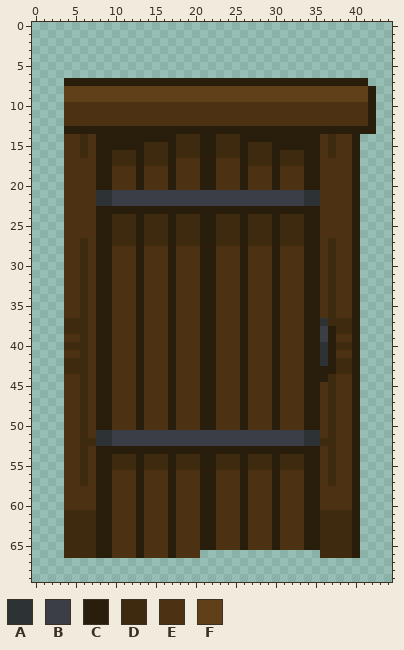
Sprite sheet: sprites/Interior_01/2e09ed5b-c080-43b6-840f-11c92cc59f13.png. Above is the file before it was changed.
The file is 45x70 pixels.
Palette (. is transparent): A #2d3335  B #3b3e47  C #291d0c  D #3d2a0f  E #4c3212  F #604019
Pixels before (only the part around the change), first column x 0:
 2 .............................................
 3 .............................................
 4 .............................................
 5 .............................................
 6 .............................................
 7 ....CCCCCCCCCCCCCCCCCCCCCCCCCCCCCCCCCCCCCC...
 8 ....FFFFFFFFFFFFFFFFFFFFFFFFFFFFFFFFFFFFFFC..
 9 ....FFFFFFFFFFFFFFFFFFFFFFFFFFFFFFFFFFFFFFC..
10 ....EEEEEEEEEEEEEEEEEEEEEEEEEEEEEEEEEEEEEEC..
11 ....EEEEEEEEEEEEEEEEEEEEEEEEEEEEEEEEEEEEEEC..
12 ....EEEEEEEEEEEEEEEEEEEEEEEEEEEEEEEEEEEEEEC..
13 ....CCCCCCCCCCCCCCCCCCCCCCCCCCCCCCCCCCCCCCC..
14 ....EEDECCCCCCCCCCDDDCCDDDCCCCCCCCCCEDEEC....
15 ....EEDECCCCCCDDDCDDDCCDDDCDDDCCCCCCEDEEC....
16 ....EEDECCDDDCDDDCDDDCCDDDCDDDCDDDCCEDEEC....
17 ....EEEECCDDDCDDDCEEECCEEECDDDCDDDCCEEEEC....
18 ....EEEECCEEECEEECEEECCEEECEEECEEECCEEEEC....
19 ....EEEECCEEECEEECEEECCEEECEEECEEECCEEEEC....
20 ....EEEECCEEECEEECEEECCEEECEEECEEECCEEEEC....
21 ....EEEEAABBBBBBBBBBBBBBBBBBBBBBBBAAEEEEC....
22 ....EEEEAABBBBBBBBBBBBBBBBBBBBBBBBAAEEEEC....
23 ....EEEECCCCCCCCCCCCCCCCCCCCCCCCCCCCEEEEC....
24 ....EEEECCDDDCDDDCDDDCCDDDCDDDCDDDCCEEEEC....
25 ....EEEECCDDDCDDDCDDDCCDDDCDDDCDDDCCEEEEC....
26 ....EEEECCDDDCDDDCDDDCCDDDCDDDCDDDCCEEEEC....
27 ....EEDECCDDDCDDDCDDDCCDDDCDDDCDDDCCEDEEC....
28 ....EEDECCEEECEEECEEECCEEECEEECEEECCEDEEC....
29 ....EEDECCEEECEEECEEECCEEECEEECEEECCEDEEC....
30 ....EEDECCEEECEEECEEECCEEECEEECEEECCEDEEC....
31 ....EEDECCEEECEEECEEECCEEECEEECEEECCEDEEC....
32 ....EEDECCEEECEEECEEECCEEECEEECEEECCEDEEC....
33 ....EEDECCEEECEEECEEECCEEECEEECEEECCEDEEC....
34 ....EEDECCEEECEEECEEECCEEECEEECEEECCEDEEC....
35 ....EEDECCEEECEEECEEECCEEECEEECEEECCEDEEC....
36 ....EEDECCEEECEEECEEECCEEECEEECEEECCEDEEC....
37 ....DDDECCEEECEEECEEECCEEECEEECEEECCADDDC....
38 ....DDDECCEEECEEECEEECCEEECEEECEEECCBCDDC....
39 ....EEDECCEEECEEECEEECCEEECEEECEEECCBCEEC....
40 ....DDDECCEEECEEECEEECCEEECEEECEEECCACDDC....
41 ....EEDECCEEECEEECEEECCEEECEEECEEECCACEEC....
42 ....DDDECCEEECEEECEEECCEEECEEECEEECCACDDC....
43 ....DDDECCEEECEEECEEECCEEECEEECEEECCCCDDC....
44 ....EEDECCEEECEEECEEECCEEECEEECEEECCCDEEC....
45 ....EEDECCEEECEEECEEECCEEECEEECEEECCEDEEC....
46 ....EEDECCEEECEEECEEECCEEECEEECEEECCEDEEC....
47 ....EEDECCEEECEEECEEECCEEECEEECEEECCEDEEC....
48 ....EEDECCEEECEEECEEECCEEECEEECEEECCEDEEC....
49 ....EEDECCEEECEEECEEECCEEECEEECEEECCEDEEC....
50 ....EEDECCEEECEEECEEECCEEECEEECEEECCEDEEC....
51 ....EEDEAABBBBBBBBBBBBBBBBBBBBBBBBAAEDEEC....
52 ....EEDDAABBBBBBBBBBBBBBBBBBBBBBBBAADDEEC....
53 ....EEDECCCCCCCCCCCCCCCCCCCCCCCCCCCCEDEEC....
54 ....EEDECCDDDCDDDCDDDCCDDDCDDDCDDDCCEDEEC....
55 ....EEDECCDDDCDDDCDDDCCDDDCDDDCDDDCCEDEEC....
56 ....EEDECCEEECEEECEEECCEEECEEECEEECCEDEEC....
57 ....EEDECCEEECEEECEEECCEEECEEECEEECCEDEEC....
58 ....EEEECCEEECEEECEEECCEEECEEECEEECCEEEEC....
59 ....EEEECCEEECEEECEEECCEEECEEECEEECCEEEEC....
60 ....EEEECCEEECEEECEEECCEEECEEECEEECCEEEEC....
61 ....DDDDCCEEECEEECEEECCEEECEEECEEECCDDDDC....
62 ....DDDDCCEEECEEECEEECCEEECEEECEEECCDDDDC....
63 ....DDDDCCEEECEEECEEECCEEECEEECEEECCDDDDC....
64 ....DDDDCCEEECEEECEEECCEEECEEECEEECCDDDDC....
65 ....DDDDCCEEECEEECEEECCEEECEEECEEECCDDDDC....
66 ....DDDDCCEEECEEECEEE...............DDDDC....
67 .............................................
68 .............................................
69 .............................................
And afterwards:
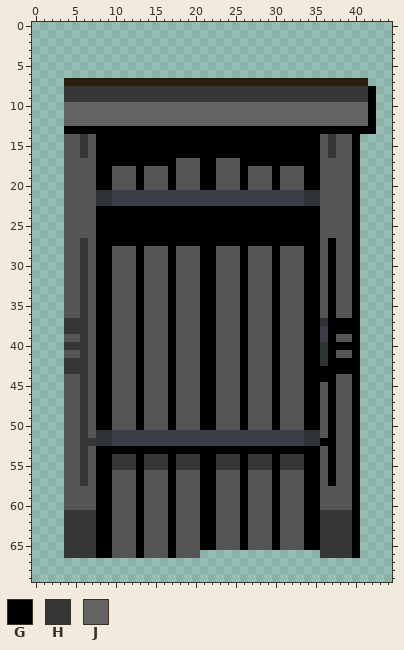
Colours new in this view: G #000000  H #363636  J #636363
From old to new:
colour E: #4c3212 -> #555555
y 8..9: x 4..42 FFFFFFFFFFFFFFFFFFFFFFFFFFFFFFFFFFFFFFC -> HHHHHHHHHHHHHHHHHHHHHHHHHHHHHHHHHHHHHHG
y 10..12: x 4..42 EEEEEEEEEEEEEEEEEEEEEEEEEEEEEEEEEEEEEEC -> JJJJJJJJJJJJJJJJJJJJJJJJJJJJJJJJJJJJJJG
y 13: x 4..42 CCCCCCCCCCCCCCCCCCCCCCCCCCCCCCCCCCCCCCC -> GGGGGGGGGGGGGGGGGGGGGGGGGGGGGGGGGGGGGGG
y 14: x 6 D -> H; x 8..35 CCCCCCCCCCDDDCCDDDCCCCCCCCCC -> GGGGGGGGGGGGGGGGGGGGGGGGGGGG; x 37 D -> H; x 40 C -> G
y 15: x 6 D -> H; x 8..35 CCCCCCDDDCDDDCCDDDCDDDCCCCCC -> GGGGGGGGGGGGGGGGGGGGGGGGGGGG; x 37 D -> H; x 40 C -> G
y 16: x 6 D -> H; x 8..35 CCDDDCDDDCDDDCCDDDCDDDCDDDCC -> GGGGGGGGGGGGGGGGGGGGGGGGGGGG; x 37 D -> H; x 40 C -> G
y 17: x 8..17 CCDDDCDDDC -> GGGGGGGGGG; x 21..22 CC -> GG; x 26..35 CDDDCDDDCC -> GGGGGGGGGG; x 40 C -> G
y 18..20: x 8..9 CC -> GG; x 13 C -> G; x 17 C -> G; x 21..22 CC -> GG; x 26 C -> G; x 30 C -> G; x 34..35 CC -> GG; x 40 C -> G
y 21..22: x 40 C -> G
y 23: x 8..35 CCCCCCCCCCCCCCCCCCCCCCCCCCCC -> GGGGGGGGGGGGGGGGGGGGGGGGGGGG; x 40 C -> G
y 24..26: x 8..35 CCDDDCDDDCDDDCCDDDCDDDCDDDCC -> GGGGGGGGGGGGGGGGGGGGGGGGGGGG; x 40 C -> G
y 27: x 6 D -> H; x 8..35 CCDDDCDDDCDDDCCDDDCDDDCDDDCC -> GGGGGGGGGGGGGGGGGGGGGGGGGGGG; x 37 D -> G; x 40 C -> G
y 28..36: x 6 D -> H; x 8..9 CC -> GG; x 13 C -> G; x 17 C -> G; x 21..22 CC -> GG; x 26 C -> G; x 30 C -> G; x 34..35 CC -> GG; x 37 D -> G; x 40 C -> G
y 37: x 4..6 DDD -> HHH; x 8..9 CC -> GG; x 13 C -> G; x 17 C -> G; x 21..22 CC -> GG; x 26 C -> G; x 30 C -> G; x 34..35 CC -> GG; x 37..40 DDDC -> GGGG
y 38: x 4..6 DDD -> HHH; x 8..9 CC -> GG; x 13 C -> G; x 17 C -> G; x 21..22 CC -> GG; x 26 C -> G; x 30 C -> G; x 34..35 CC -> GG; x 37..40 CDDC -> GGGG
y 39: x 6 D -> H; x 8..9 CC -> GG; x 13 C -> G; x 17 C -> G; x 21..22 CC -> GG; x 26 C -> G; x 30 C -> G; x 34..35 CC -> GG; x 37 C -> G; x 40 C -> G
y 40: x 4..6 DDD -> HHH; x 8..9 CC -> GG; x 13 C -> G; x 17 C -> G; x 21..22 CC -> GG; x 26 C -> G; x 30 C -> G; x 34..35 CC -> GG; x 37..40 CDDC -> GGGG
y 41: x 6 D -> H; x 8..9 CC -> GG; x 13 C -> G; x 17 C -> G; x 21..22 CC -> GG; x 26 C -> G; x 30 C -> G; x 34..35 CC -> GG; x 37 C -> G; x 40 C -> G
y 42: x 4..6 DDD -> HHH; x 8..9 CC -> GG; x 13 C -> G; x 17 C -> G; x 21..22 CC -> GG; x 26 C -> G; x 30 C -> G; x 34..35 CC -> GG; x 37..40 CDDC -> GGGG
y 43: x 4..6 DDD -> HHH; x 8..9 CC -> GG; x 13 C -> G; x 17 C -> G; x 21..22 CC -> GG; x 26 C -> G; x 30 C -> G; x 34..40 CCCCDDC -> GGGGGGG
y 44: x 6 D -> H; x 8..9 CC -> GG; x 13 C -> G; x 17 C -> G; x 21..22 CC -> GG; x 26 C -> G; x 30 C -> G; x 34..37 CCCD -> GGGG; x 40 C -> G
y 45..50: x 6 D -> H; x 8..9 CC -> GG; x 13 C -> G; x 17 C -> G; x 21..22 CC -> GG; x 26 C -> G; x 30 C -> G; x 34..35 CC -> GG; x 37 D -> G; x 40 C -> G
y 51: x 6 D -> H; x 37 D -> G; x 40 C -> G
y 52: x 6..7 DD -> HH; x 36..37 DD -> GG; x 40 C -> G
y 53: x 6 D -> H; x 8..35 CCCCCCCCCCCCCCCCCCCCCCCCCCCC -> GGGGGGGGGGGGGGGGGGGGGGGGGGGG; x 37 D -> G; x 40 C -> G
y 54..55: x 6 D -> H; x 8..35 CCDDDCDDDCDDDCCDDDCDDDCDDDCC -> GGHHHGHHHGHHHGGHHHGHHHGHHHGG; x 37 D -> G; x 40 C -> G
y 56..57: x 6 D -> H; x 8..9 CC -> GG; x 13 C -> G; x 17 C -> G; x 21..22 CC -> GG; x 26 C -> G; x 30 C -> G; x 34..35 CC -> GG; x 37 D -> G; x 40 C -> G
y 58..60: x 8..9 CC -> GG; x 13 C -> G; x 17 C -> G; x 21..22 CC -> GG; x 26 C -> G; x 30 C -> G; x 34..35 CC -> GG; x 40 C -> G
y 61..65: x 4..9 DDDDCC -> HHHHGG; x 13 C -> G; x 17 C -> G; x 21..22 CC -> GG; x 26 C -> G; x 30 C -> G; x 34..40 CCDDDDC -> GGHHHHG
y 66: x 4..9 DDDDCC -> HHHHGG; x 13 C -> G; x 17 C -> G; x 36..40 DDDDC -> HHHHG
Where, in picture pixels (left, top, right, bottom), the same in both pictures:
changed: (64, 86, 376, 558)
